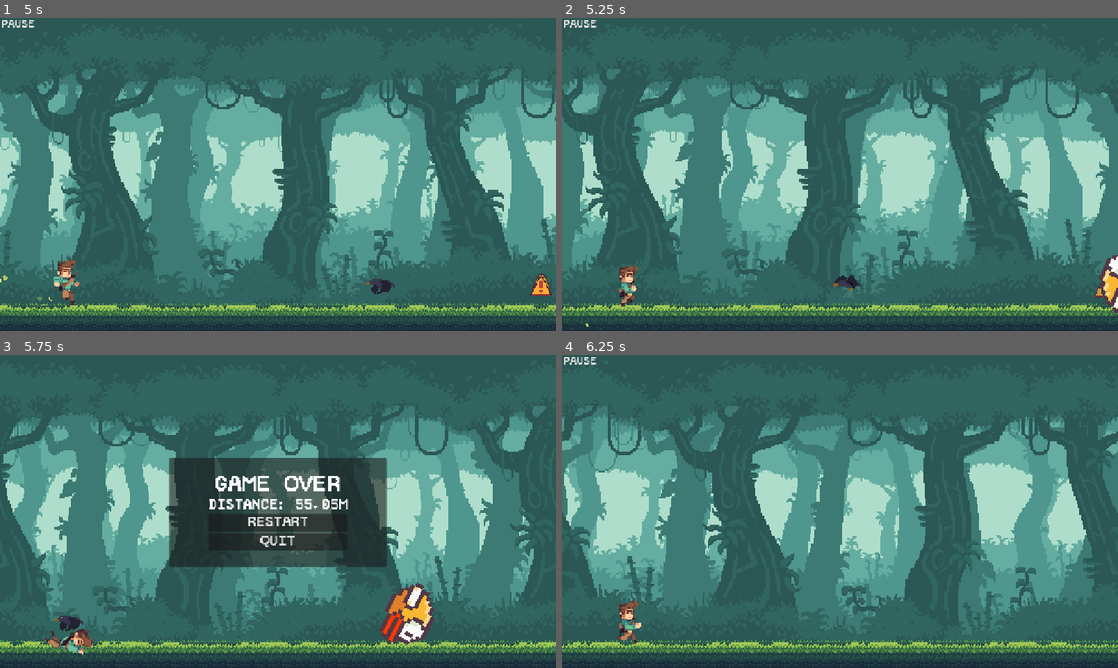
Above: before the commit, frames 1-4 (two rows, left to right).
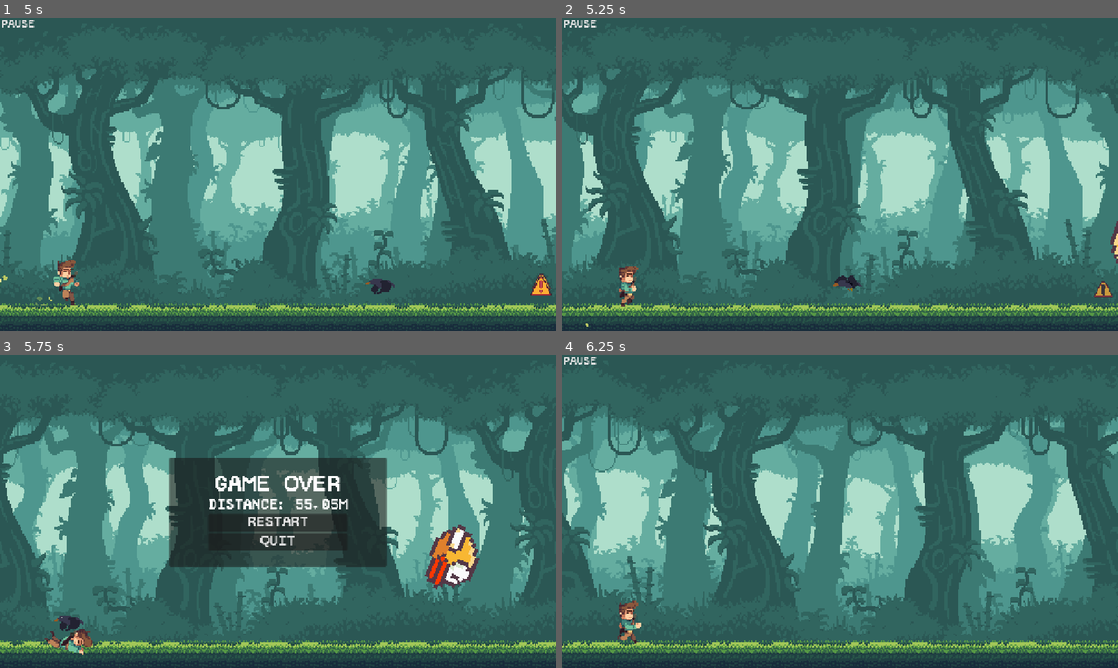
Above: after the commit, the same moments.

Repository: johnreybacal/the-20-games-challenge
Game: Godot game, scene res://02/jetpack_joyride/scenes/game.tscn
Same seed, same stepped clock (60 frames per second), same inputs: the game is played once before the commit and once after it. This scene is started directly instead of the project's main scene.
Inputs (mouse positions are in pixels of both pictures, inside the frame that each line leads up to):
- Up to frame 1 (5 s): move the mouse to (400, 158) at 0.52 s; hold W (01_pong_p1_up) 0.53-1.28 s; tap one key every 0.75 s from 0.6 s: Down (01_pong_p2_down) Up (01_pong_p2_up) Space (01_pong_space) Down (01_pong_p2_down) Up (01_pong_p2_up) Space (01_pong_space); click (400, 158) at 0.77 s; click (400, 158) at 1.07 s; move the mouse to (166, 190) at 1.27 s; hold S (01_pong_p1_down) 1.28-2.03 s; click (166, 190) at 1.52 s; click (166, 190) at 1.82 s; move the mouse to (333, 105) at 2.02 s; hold W (01_pong_p1_up) 2.03-3.53 s; move the mouse to (250, 237) at 2.77 s; click (250, 237) at 3.02 s; click (250, 237) at 3.32 s; move the mouse to (444, 221) at 3.52 s; hold S (01_pong_p1_down) from 3.53 s (still down); click (444, 221) at 3.77 s; click (444, 221) at 4.07 s; move the mouse to (111, 127) at 4.27 s; click (111, 127) at 4.52 s; click (111, 127) at 4.82 s
- Up to frame 2 (5.25 s): keep holding S (01_pong_p1_down); move the mouse to (867, 174) at 5.02 s; tap Down (01_pong_p2_down) at 5.1 s
- Up to frame 3 (5.75 s): keep holding S (01_pong_p1_down)
- Up to frame 4 (6.25 s): release S (01_pong_p1_down) at 5.75 s; click "RESTART" at 5.75 s

Frame 1 is identical in both runs. In frame 2, 0.5% of the frame differs, in the area x 96-100%, y 64-95%; in frame 3, 2.7%, in the area x 68-87%, y 54-93%; in frame 4, nothing differs.

Commit message:
02 jetpack > boulder adjustments

Diff:
--- a/02/jetpack_joyride/scenes/game.tscn
+++ b/02/jetpack_joyride/scenes/game.tscn
@@ -54,9 +54,6 @@
 limit_top = -360
 limit_bottom = 360
 position_smoothing_speed = 10.0
-
-[node name="AudioListener2D" type="AudioListener2D" parent="Player/Camera2D"]
-current = true
 
 [node name="Ceiling" type="StaticBody2D" parent="."]
 position = Vector2(0, -360)
--- a/02/jetpack_joyride/scripts/boulder.gd
+++ b/02/jetpack_joyride/scripts/boulder.gd
@@ -1,7 +1,7 @@
 extends RigidBody2D
 
 @export var constant_rotation = -360
-@export var initial_velocity = Vector2(-300, 0)
+@export var initial_velocity = Vector2(-300, -600)
 
 @onready var hit_sfx: AudioStreamPlayer = $HitSfx
 
--- a/02/jetpack_joyride/scripts/game_manager.gd
+++ b/02/jetpack_joyride/scripts/game_manager.gd
@@ -59,6 +59,9 @@
 func spawn_boulder(warning: JetpackJoyride.Warning):
     var boulder: Node2D = boulder_scene.instantiate()
     boulder.position = Vector2(warning.position.x + 200, warning.position.y)
+    boulder.initial_velocity = Vector2(-600 + player.run_speed, -300 + (warning.position.y * -1))
+    if boulder.initial_velocity.x > 0:
+        boulder.constant_rotation = 360
     add_child(boulder)
     free_on_screen_exit(boulder)
 
Not shown, changed: 02/jetpack_joyride/README.md
